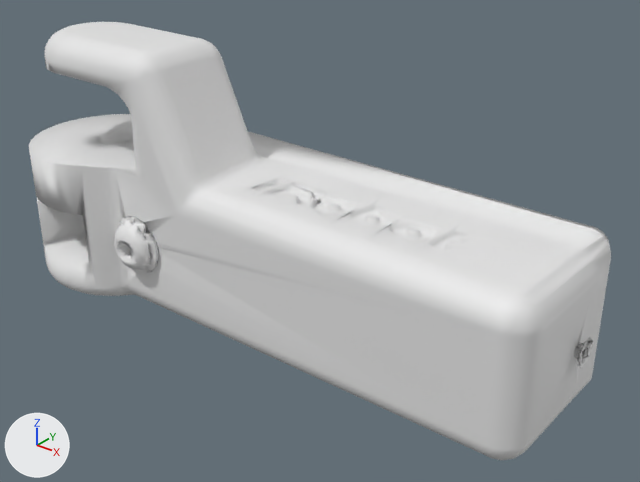
Two versions of the OBJ model software/models/mit_gazebo_models/irobot_hand/meshes/finger_proximal_chull.obj, one commit apart.
Before and after are seen from a 50 mm camera at (0.0853, -0.0656, 0.0453) aimed at (0.0305, 0.0029, 0.0028). Lighting does not change. The marker at lower left points along +X, +Y and +Z. Where no turn or scale is listed for an object, it has been applied to the vertices.

In view in the first picture: 'finger_proximal_chull'.
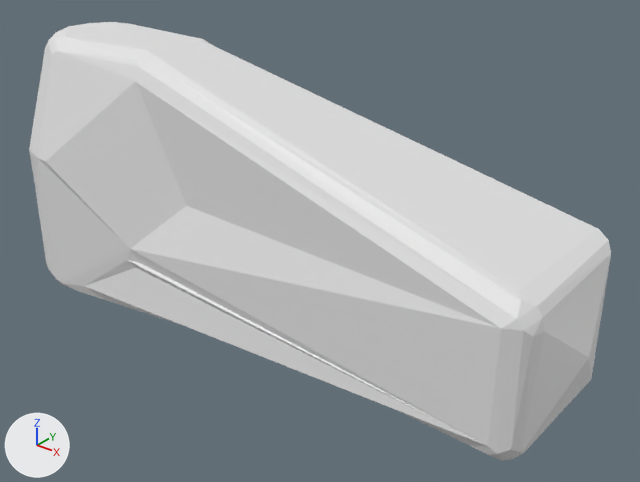
Diff of the bpy script that builds the scene:
```diff
--- a/software/models/mit_gazebo_models/irobot_hand/meshes/finger_proximal_chull.obj.py
+++ b/software/models/mit_gazebo_models/irobot_hand/meshes/finger_proximal_chull.obj.py
@@ me_finger_proximal_chull @@
 # used by ob_finger_proximal_chull; location = (0.0, 0.0, 0.0)
-me_finger_proximal_chull.from_pydata(...)  # 2577 vertices, 6491 faces; spans x -0.01..0.061, y -0.01..0.0125, z -0.0088..0.0223
+me_finger_proximal_chull.from_pydata(...)  # 138 vertices, 272 faces; spans x -0.01..0.061, y -0.01..0.0124, z -0.0088..0.0223
+# me_finger_proximal_chull part 1: 2439 vertices removed from x -0.01..0.061, y -0.01..0.0125, z -0.0088..0.0223
+# me_finger_proximal_chull part 2: the surface is now shaded flat
```

What differs and where, as boxes [x1, y1, x2, y2] in the pictures (640 x 482 px):
part 1 of me_finger_proximal_chull, deleted: before [29, 22, 611, 460]
